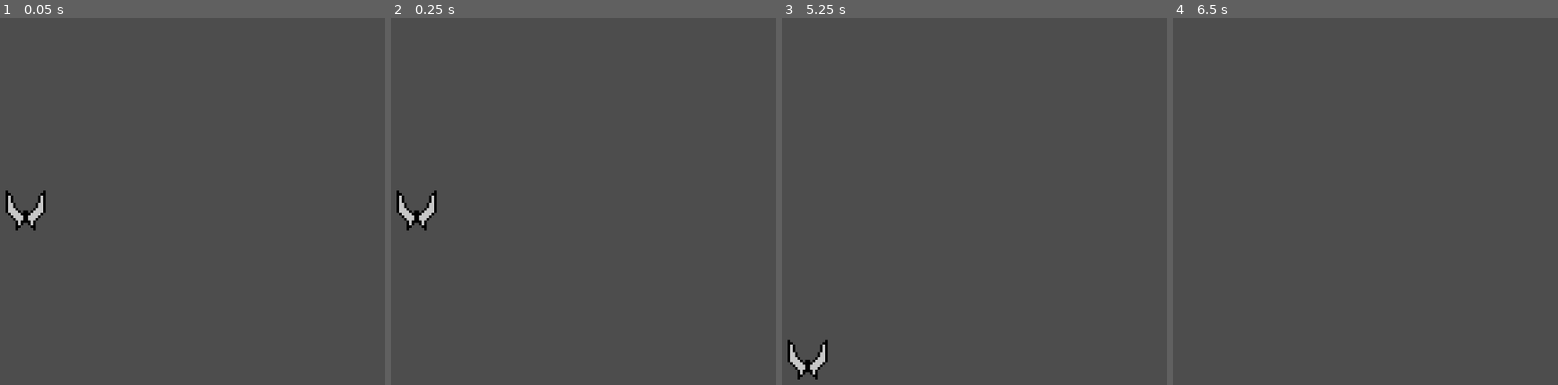
Above: before the commit, frames 1-4 (left to right).
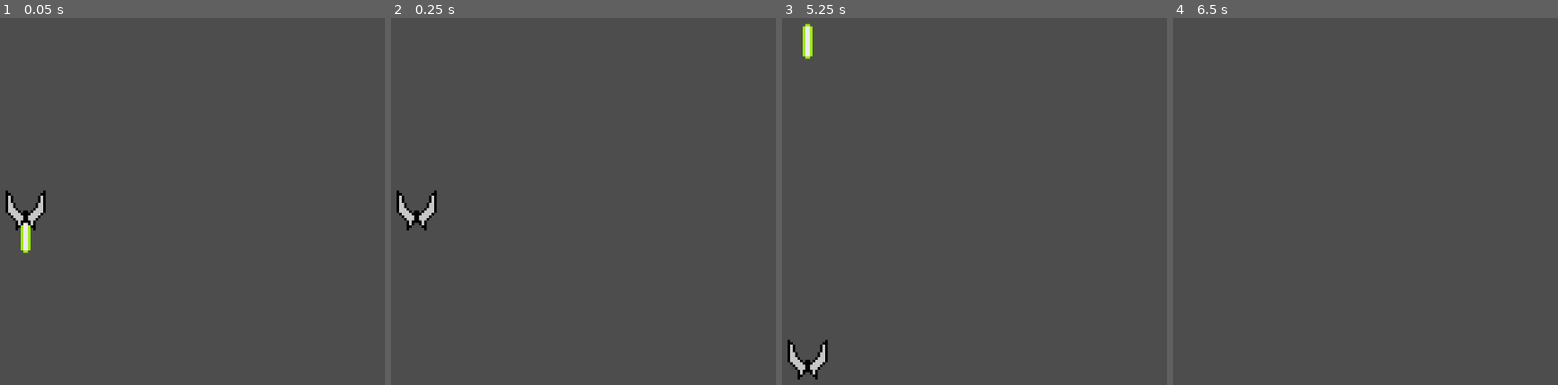
Above: after the commit, the same moments.

Repository: MuDotGen/pixel-shmup
Game: Godot game, scene res://scenes/debug/test_level.tscn
The game is run twice, just before and just after one commit, with the same random seed, the same clock (stepped at 60 frames per second) and the same inputs.
Inputs:
- Up to frame 1 (0.05 s): no input
- Up to frame 2 (0.25 s): no input
- Up to frame 3 (5.25 s): tap Enter at 0.5, 2.75, 4.25 s; hold Right (player_move_right) 0.53-1.28 s; tap Z (player_weapon_primary) every 0.75 s from 0.6 to 5.1 s; hold Down (player_move_down) 1.28-2.03 s; tap Space at 2, 3.5 s; hold Right (player_move_right) 2.03-2.78 s; hold Up (player_move_up) 2.78-3.53 s; hold Left (player_move_left) 3.53-5.03 s; hold Down (player_move_down) from 5.03 s (still down)
- Up to frame 4 (6.5 s): tap Space at 5.75 s; release Down (player_move_down) at 5.78 s; hold Right (player_move_right) from 5.78 s (still down); tap Z (player_weapon_primary) at 5.85 s

The runs differ from the first frame. In frame 1, 0.2% of the frame differs, in the area x 5-8%, y 55-65%; in frame 2, nothing differs; in frame 3, 0.2%, in the area x 5-8%, y 1-12%; in frame 4, nothing differs.

Commit message:
Add music, add projectile, basic fire

Diff:
--- a/shmup/project.godot
+++ b/shmup/project.godot
@@ -28,6 +28,7 @@
 player_move_up={
 "deadzone": 0.5,
 "events": [Object(InputEventKey,"resource_local_to_scene":false,"resource_name":"","device":-1,"window_id":0,"alt_press …(195 unchanged characters)…
+, Object(InputEventKey,"resource_local_to_scene":false,"resource_name":"","device":-1,"window_id":0,"alt_pressed":false,"shift_pressed":false,"ctrl_pressed":false,"meta_pressed":false,"pressed":false,"keycode":0,"physical_keycode":87,"key_label":0,"unicode":119,"location":0,"echo":false,"script":null)
 , Object(InputEventJoypadButton,"resource_local_to_scene":false,"resource_name":"","device":-1,"button_index":11,"pressure":0.0,"pressed":true,"script":null)
 , Object(InputEventJoypadMotion,"resource_local_to_scene":false,"resource_name":"","device":-1,"axis":1,"axis_value":-1.0,"script":null)
 ]
@@ -35,6 +36,7 @@
 player_move_left={
 "deadzone": 0.5,
 "events": [Object(InputEventKey,"resource_local_to_scene":false,"resource_name":"","device":-1,"window_id":0,"alt_press …(195 unchanged characters)…
+, Object(InputEventKey,"resource_local_to_scene":false,"resource_name":"","device":-1,"window_id":0,"alt_pressed":false,"shift_pressed":false,"ctrl_pressed":false,"meta_pressed":false,"pressed":false,"keycode":0,"physical_keycode":65,"key_label":0,"unicode":97,"location":0,"echo":false,"script":null)
 , Object(InputEventJoypadButton,"resource_local_to_scene":false,"resource_name":"","device":-1,"button_index":13,"pressure":0.0,"pressed":true,"script":null)
 , Object(InputEventJoypadMotion,"resource_local_to_scene":false,"resource_name":"","device":-1,"axis":0,"axis_value":-1.0,"script":null)
 ]
@@ -42,6 +44,7 @@
 player_move_down={
 "deadzone": 0.5,
 "events": [Object(InputEventKey,"resource_local_to_scene":false,"resource_name":"","device":-1,"window_id":0,"alt_press …(195 unchanged characters)…
+, Object(InputEventKey,"resource_local_to_scene":false,"resource_name":"","device":-1,"window_id":0,"alt_pressed":false,"shift_pressed":false,"ctrl_pressed":false,"meta_pressed":false,"pressed":false,"keycode":0,"physical_keycode":83,"key_label":0,"unicode":115,"location":0,"echo":false,"script":null)
 , Object(InputEventJoypadButton,"resource_local_to_scene":false,"resource_name":"","device":-1,"button_index":12,"pressure":0.0,"pressed":true,"script":null)
 , Object(InputEventJoypadMotion,"resource_local_to_scene":false,"resource_name":"","device":-1,"axis":1,"axis_value":1.0,"script":null)
 ]
@@ -49,6 +52,7 @@
 player_move_right={
 "deadzone": 0.5,
 "events": [Object(InputEventKey,"resource_local_to_scene":false,"resource_name":"","device":-1,"window_id":0,"alt_press …(195 unchanged characters)…
+, Object(InputEventKey,"resource_local_to_scene":false,"resource_name":"","device":-1,"window_id":0,"alt_pressed":false,"shift_pressed":false,"ctrl_pressed":false,"meta_pressed":false,"pressed":false,"keycode":0,"physical_keycode":68,"key_label":0,"unicode":100,"location":0,"echo":false,"script":null)
 , Object(InputEventJoypadButton,"resource_local_to_scene":false,"resource_name":"","device":-1,"button_index":14,"pressure":0.0,"pressed":true,"script":null)
 , Object(InputEventJoypadMotion,"resource_local_to_scene":false,"resource_name":"","device":-1,"axis":0,"axis_value":1.0,"script":null)
 ]
@@ -56,6 +60,7 @@
 player_weapon_primary={
 "deadzone": 0.5,
 "events": [Object(InputEventKey,"resource_local_to_scene":false,"resource_name":"","device":-1,"window_id":0,"alt_press …(192 unchanged characters)…
+, Object(InputEventKey,"resource_local_to_scene":false,"resource_name":"","device":-1,"window_id":0,"alt_pressed":false,"shift_pressed":false,"ctrl_pressed":false,"meta_pressed":false,"pressed":false,"keycode":0,"physical_keycode":79,"key_label":0,"unicode":111,"location":0,"echo":false,"script":null)
 , Object(InputEventJoypadButton,"resource_local_to_scene":false,"resource_name":"","device":-1,"button_index":0,"pressure":0.0,"pressed":true,"script":null)
 ]
 }
--- a/shmup/scenes/debug/test_level.tscn
+++ b/shmup/scenes/debug/test_level.tscn
@@ -1,6 +1,8 @@
-[gd_scene load_steps=2 format=3 uid="uid://7qrftfbhhxrd"]
+[gd_scene load_steps=4 format=3 uid="uid://7qrftfbhhxrd"]
 
 [ext_resource type="PackedScene" uid="uid://o2cpuad5geqe" path="res://scenes/player/player.tscn" id="1_06ig7"]
+[ext_resource type="AudioStream" uid="uid://7cyqle1vmlnw" path="res://audio/music/5_action_chiptunes/Juhani Junkala [Retro Game Music Pack] Level 1.wav" id="2_3lhpn"]
+[ext_resource type="PackedScene" uid="uid://bevkkg4jti5sh" path="res://scenes/weapons/projectile.tscn" id="3_2tt7y"]
 
 [node name="TestLevel" type="Node2D"]
 
@@ -8,3 +10,11 @@
 
 [node name="Camera2D" type="Camera2D" parent="."]
 zoom = Vector2(4, 4)
+
+[node name="AudioStreamPlayer2D" type="AudioStreamPlayer2D" parent="."]
+stream = ExtResource("2_3lhpn")
+autoplay = true
+
+[node name="Projectile" parent="." instance=ExtResource("3_2tt7y")]
+position = Vector2(0, 50)
+speed = 800.0
--- a/shmup/scenes/player/player.tscn
+++ b/shmup/scenes/player/player.tscn
@@ -1,13 +1,16 @@
-[gd_scene load_steps=4 format=3 uid="uid://o2cpuad5geqe"]
+[gd_scene load_steps=5 format=3 uid="uid://o2cpuad5geqe"]
 
 [ext_resource type="Script" path="res://scenes/player/scripts/player.gd" id="1_e3avg"]
 [ext_resource type="Texture2D" uid="uid://coeap7koi3ybf" path="res://scenes/player/art/spr_player.png" id="1_iyabw"]
+[ext_resource type="PackedScene" uid="uid://bevkkg4jti5sh" path="res://scenes/weapons/projectile.tscn" id="2_p6s0w"]
 
 [sub_resource type="CircleShape2D" id="CircleShape2D_4a1vx"]
 radius = 6.0
 
 [node name="Player" type="CharacterBody2D"]
+z_index = 100
 script = ExtResource("1_e3avg")
+projectile_scene = ExtResource("2_p6s0w")
 
 [node name="CollisionShape2D" type="CollisionShape2D" parent="."]
 shape = SubResource("CircleShape2D_4a1vx")
--- a/shmup/scenes/player/scripts/player.gd
+++ b/shmup/scenes/player/scripts/player.gd
@@ -1,17 +1,41 @@
 extends CharacterBody2D
 class_name Player
 
-@export var SPEED : float = 300.0
+@export var movement_speed : float = 300.0
+@export var projectile_scene : PackedScene
+
+var _can_fire_projectile : bool = false
+
+func _ready() -> void:
+	if projectile_scene != null:
+		_can_fire_projectile = true
 
 func _physics_process(_delta: float) -> void:
+	_process_movement()
+
+	_process_weapon()
+
+func _process_movement() -> void:
 	var movement : Vector2 = Vector2.ZERO
 
 	movement = Input.get_vector("player_move_left", "player_move_right", "player_move_up", "player_move_down")
 
-	print(movement.length())
 	if movement.length() > 0:
 		movement = movement.normalized()
 
-	velocity = movement * SPEED
+	velocity = movement * movement_speed
 
 	move_and_slide()
+
+func _process_weapon() -> void:
+	if _can_fire_projectile and Input.is_action_just_pressed("player_weapon_primary"):
+		_fire_projectile()
+
+func _fire_projectile() -> void:
+	var projectile : Projectile = projectile_scene.instantiate() as Projectile
+
+	get_tree().root.add_child(projectile) # Add the projectile to the root of the scene tree so it doesn't get affected by the player's movement
+
+	projectile.global_position = self.global_position
+
+	pass
--- /dev/null
+++ b/shmup/scenes/weapons/projectile.tscn
@@ -0,0 +1,22 @@
+[gd_scene load_steps=4 format=3 uid="uid://bevkkg4jti5sh"]
+
+[ext_resource type="Script" path="res://scenes/weapons/scripts/projectile.gd" id="1_c1s3j"]
+[ext_resource type="Texture2D" uid="uid://cp3wjkyrrtnev" path="res://scenes/weapons/art/spr_beam1.png" id="1_uf8eb"]
+
+[sub_resource type="RectangleShape2D" id="RectangleShape2D_ipcjc"]
+size = Vector2(2, 12)
+
+[node name="Projectile" type="Area2D"]
+script = ExtResource("1_c1s3j")
+speed = 800.0
+
+[node name="Sprite2D" type="Sprite2D" parent="."]
+texture = ExtResource("1_uf8eb")
+
+[node name="CollisionShape2D" type="CollisionShape2D" parent="."]
+shape = SubResource("RectangleShape2D_ipcjc")
+
+[node name="TimeoutTimer" type="Timer" parent="."]
+wait_time = 3.0
+one_shot = true
+autostart = true
--- /dev/null
+++ b/shmup/scenes/weapons/scripts/projectile.gd
@@ -0,0 +1,16 @@
+extends Area2D
+class_name Projectile
+
+@export var speed: float = 300
+@export var direction: Vector2 = Vector2.UP
+
+@onready var timeout: Timer = $TimeoutTimer
+
+func _ready() -> void:
+	timeout.timeout.connect(self._on_timer_timeout)
+
+func _physics_process(delta: float) -> void:
+	position += direction * speed * delta
+
+func _on_timer_timeout() -> void:
+	queue_free()
Not shown, added: shmup/audio/music/5_action_chiptunes/INFO.txt
Not shown, added: shmup/audio/music/5_action_chiptunes/Juhani Junkala [Retro Game Music Pack] Ending.wav.import
Not shown, added: shmup/audio/music/5_action_chiptunes/Juhani Junkala [Retro Game Music Pack] Level 1.wav.import
Not shown, added: shmup/audio/music/5_action_chiptunes/Juhani Junkala [Retro Game Music Pack] Level 2.wav.import
Not shown, added: shmup/audio/music/5_action_chiptunes/Juhani Junkala [Retro Game Music Pack] Level 3.wav.import
Not shown, added: shmup/audio/music/5_action_chiptunes/Juhani Junkala [Retro Game Music Pack] Title Screen.wav.import
Binary file added: shmup/scenes/weapons/art/spr_beam1.png
Not shown, added: shmup/scenes/weapons/art/spr_beam1.png.import
Not shown, added: Asperite/weapons/Beam.aseprite
Not shown, added: shmup/audio/music/5_action_chiptunes/Juhani Junkala [Retro Game Music Pack] Ending.wav
Not shown, added: shmup/audio/music/5_action_chiptunes/Juhani Junkala [Retro Game Music Pack] Level 1.wav
Not shown, added: shmup/audio/music/5_action_chiptunes/Juhani Junkala [Retro Game Music Pack] Level 2.wav
(and 2 more such lines)
